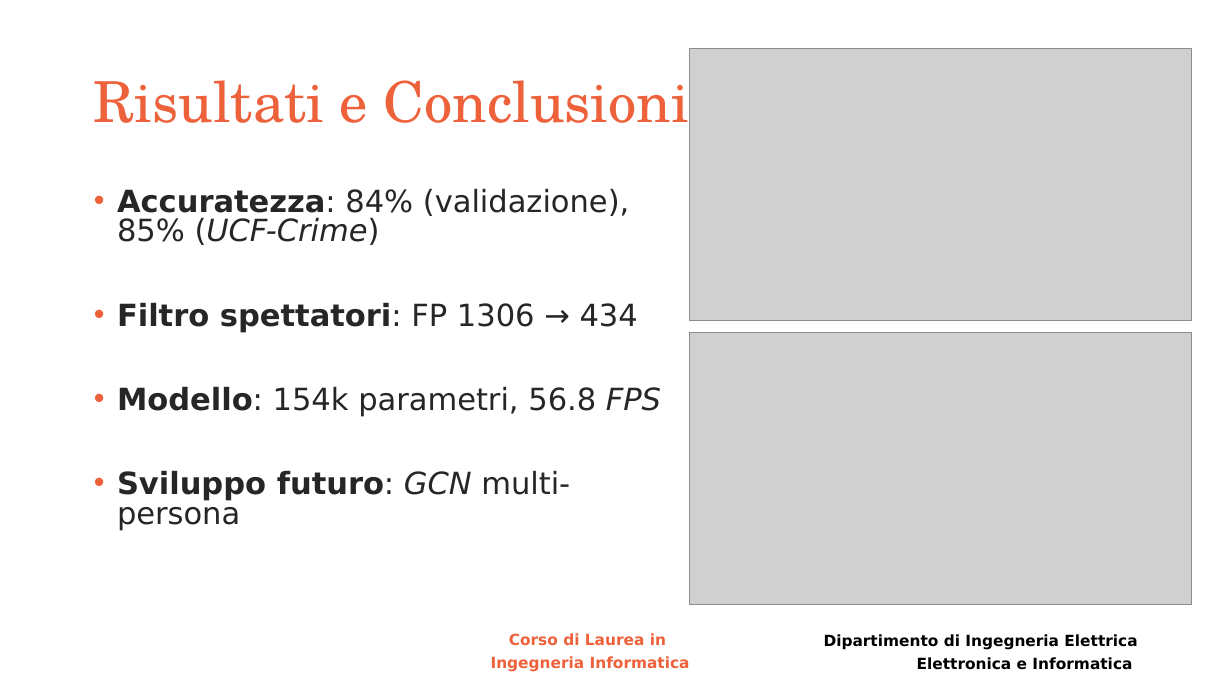
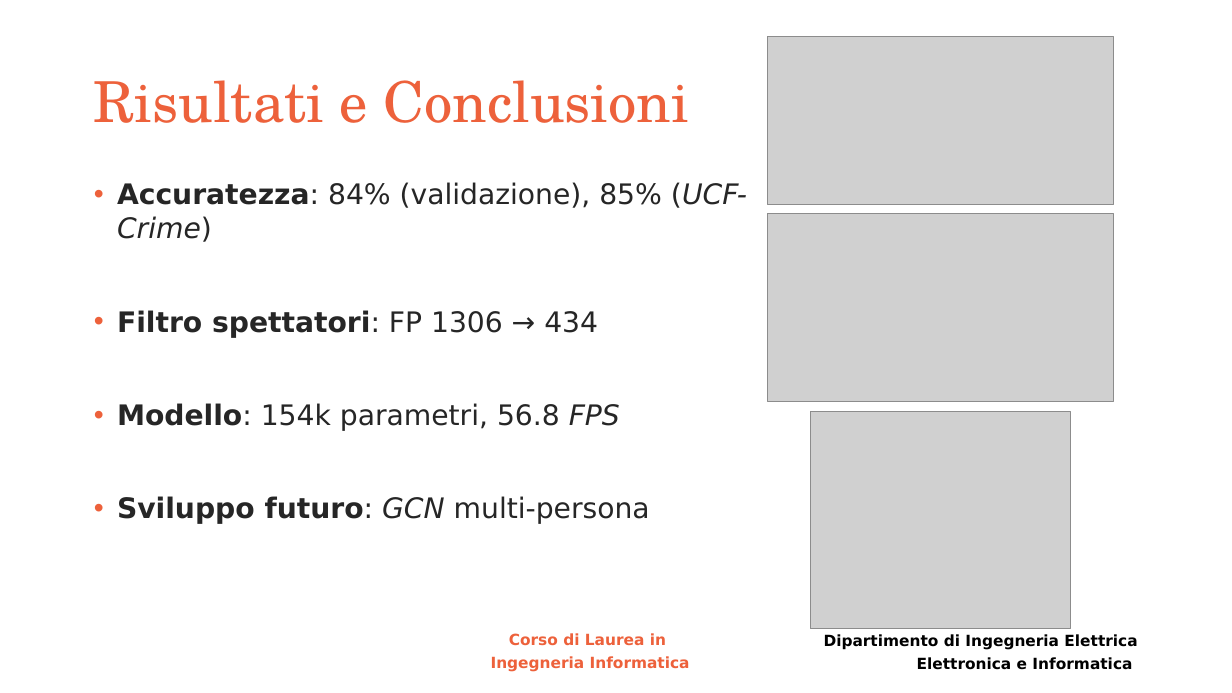
Before and after one commit to Will-Vill/Violence-Detection-LSTM, a slide deck: slide 3 of VillariWilliam1000045058.pptx. Drawn at 1232x693 pixels with LibreOffice and Linux fonts; fonts in the diff are those of the drawing; grey boxes stand for pictures; background and template pictures are left out. Boxes give left, top, right and bottom in pixels: in the first picture for what was removed or moved away, otherwise in the second. Text is boxed around its words. In the diff, an @@ line names an element or a change of style, - is before the commit and + after.

```diff
--- a/VillariWilliam1000045058.pptx
+++ b/VillariWilliam1000045058.pptx
@@ picture: place and size @@
-picture at box(689, 48, 1192, 320)
+picture at box(768, 37, 1114, 205)
@@ text "Accuratezza: 84% (validazione), 85% (UCF-Crime)" at box(117, 182, 747, 524): size 23.8 to 22 pt; line spacing 0.8 to 1 @@
@@ picture: place and size @@
-picture at box(689, 332, 1192, 604)
+picture at box(768, 213, 1114, 401)
@@ picture added at box(811, 411, 1071, 628) @@
```
Also in this commit, not shown: 2 other slides changed.
